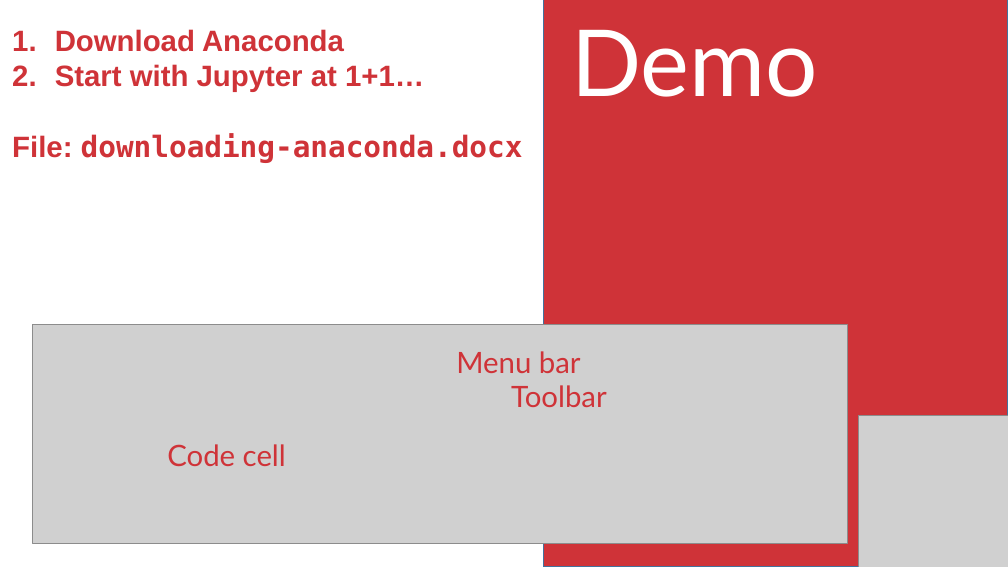
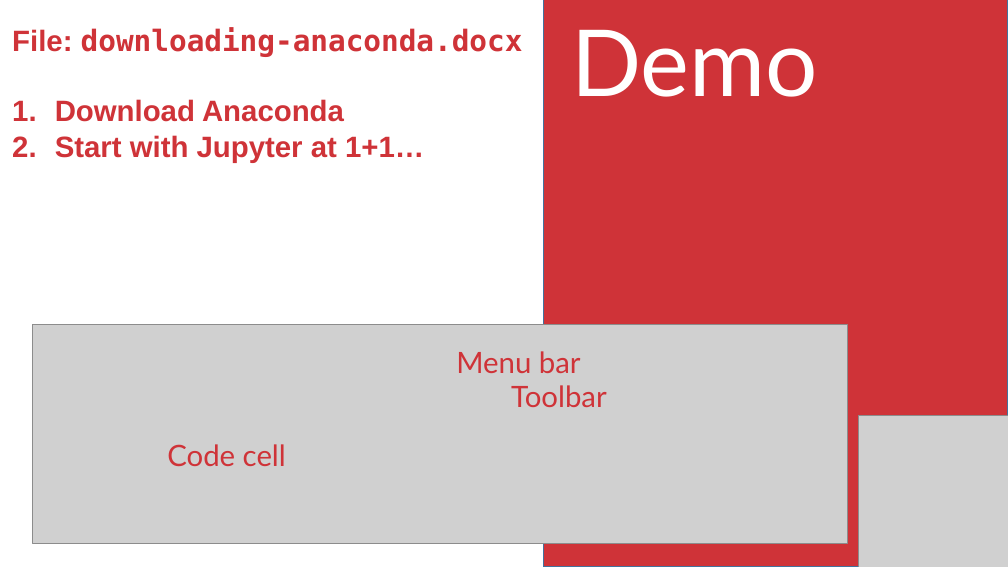
Before and after one commit to stringfestdata/aina-getting-started-python, a slide deck: slide 7 of five-things-excel-python.pptx (slide 6 before the commit). Drawn at 1008x567 pixels with LibreOffice and Linux fonts; fonts in the diff are those of the drawing; grey boxes stand for pictures. Boxes give left, top, right and bottom in pixels: in the first picture for what was removed or moved away, otherwise in the second. Text is boxed around its words. In the diff, an @@ line names an element or a change of style, - is before the commit and + after.

```diff
--- a/five-things-excel-python.pptx
+++ b/five-things-excel-python.pptx
@@ text at [12,27,523,57]: paragraph added @@
+File: downloading-anaconda.docx
@@ text at [12,133,523,163]: paragraph removed @@
-File: downloading-anaconda.docx
```
Also in this commit, not shown: 8 other slides changed, 1 slide added, 7 other files.
